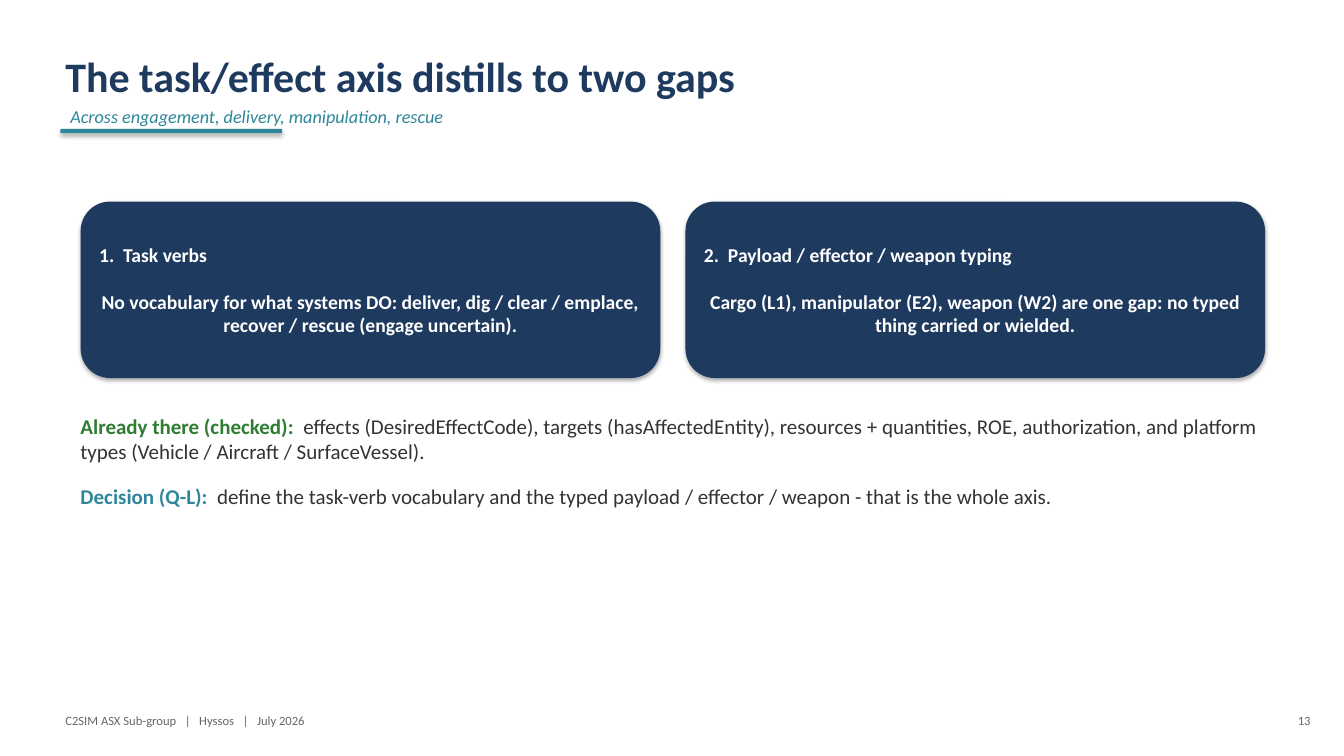
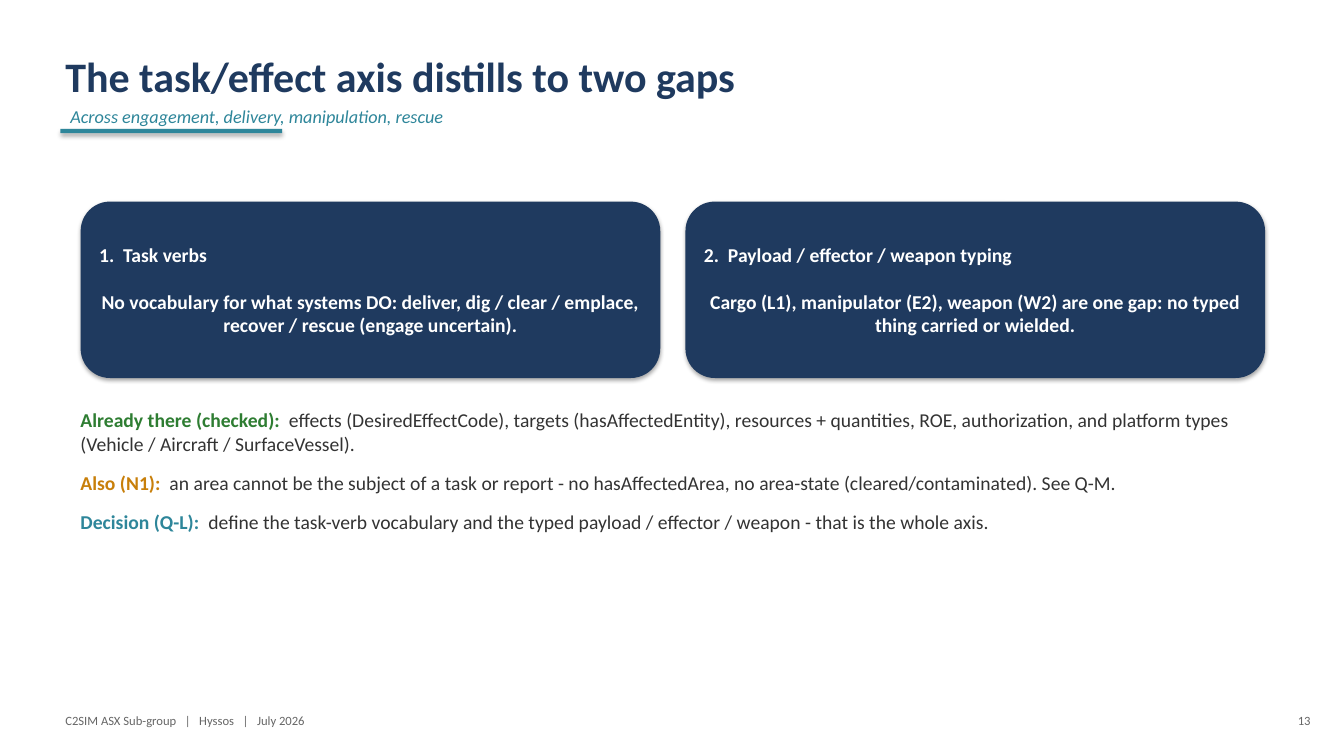
Before and after one commit to hyssostech/C2SIMArtifacts, a slide deck: slide 13 of Subgroups/ASX/InstantiationReview/ASX-Instantiation-Findings.pptx. Drawn at 1344x756 pixels with LibreOffice and Linux fonts; fonts in the diff are those of the drawing. Boxes give left, top, right and bottom in pixels: in the first picture for what was removed or moved away, otherwise in the second. Text is boxed around its words. In the diff, an @@ line names an element or a change of style, - is before the commit and + after.

```diff
--- a/Subgroups/ASX/InstantiationReview/ASX-Instantiation-Findings.pptx
+++ b/Subgroups/ASX/InstantiationReview/ASX-Instantiation-Findings.pptx
@@ text at [80, 412, 1228, 532]: size 15 to 14 pt in "Already there (checked): effects (DesiredEffectCode), target ...", "Decision (Q-L): define the task-verb vocabulary and ..."; less space between paragraphs @@
@@ text at [80, 475, 1116, 494]: paragraph added @@
+Also (N1): an area cannot be the subject of a task or report - no hasAffectedArea, no area-state (cleared/contaminated). See Q-M.
```
Also in this commit, not shown: 3 other slides changed, 1 slide added, 5 other files.
